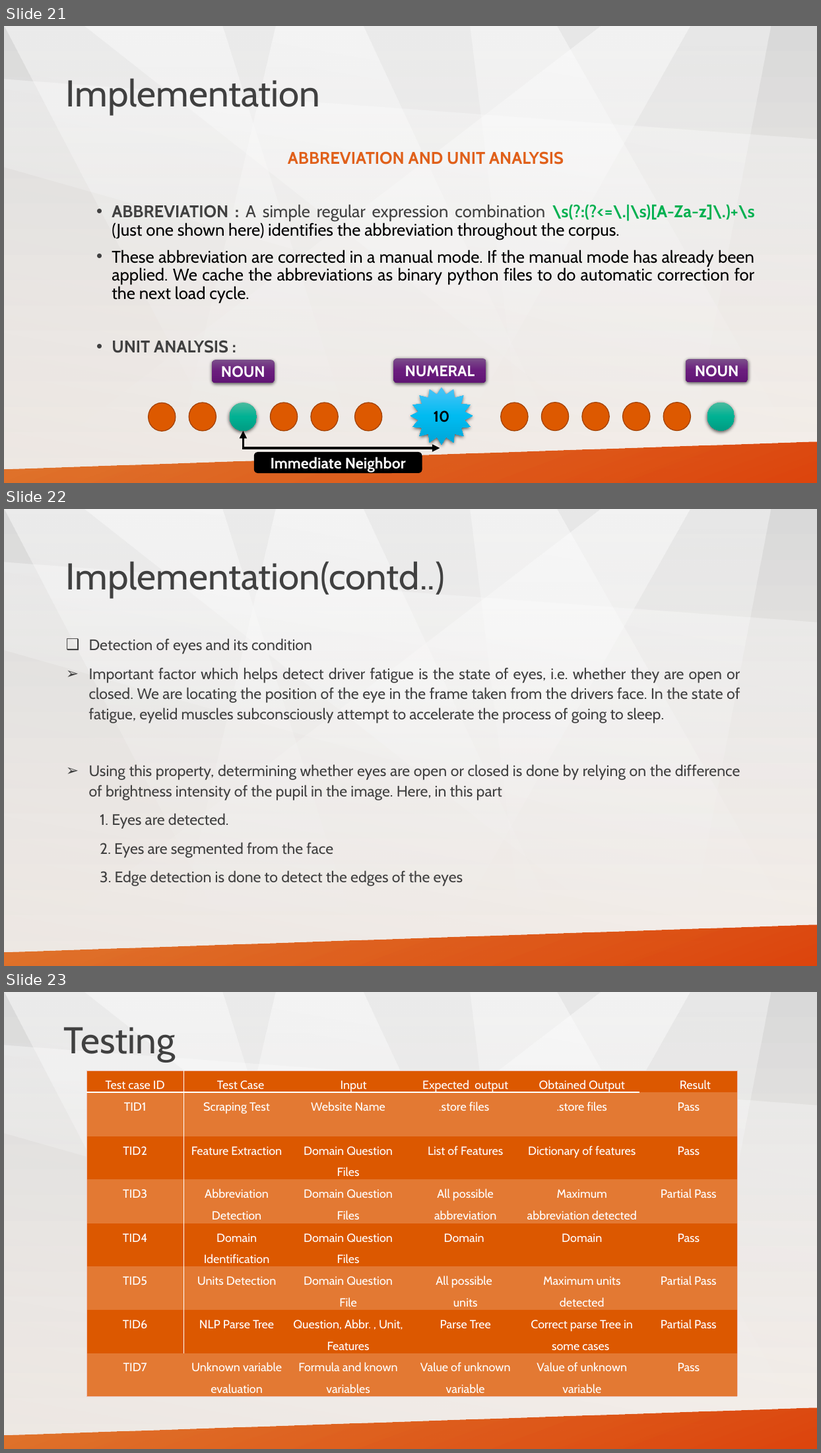
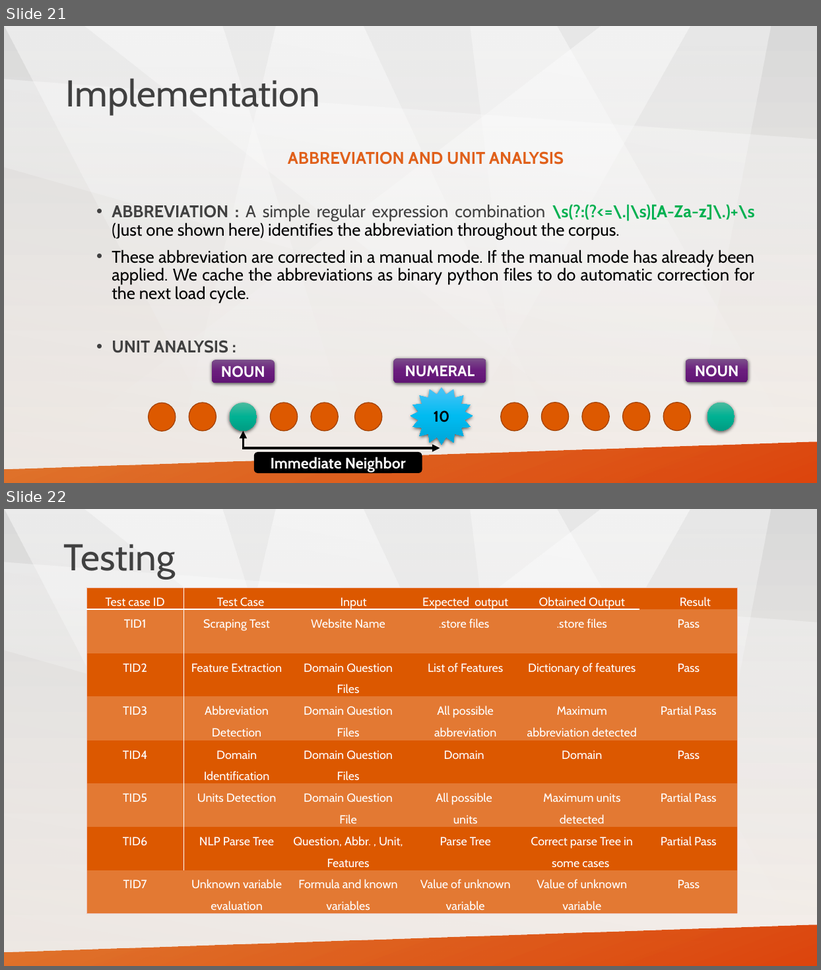
Before and after one commit to tathagatnawadia/Project-YellowPanda, a slide deck: Presentation/project_yellowpanda.pptx. Shown one above the other, each under a label of ours: slides 21, 22 and 23 before the commit, slides 21 and 22 after it. The pictures are 821x1453 and 821x970 pixels, drawn with LibreOffice and Linux fonts; fonts in the diff are those of the drawing. Boxes give left, top, right and bottom in pixels: in the first picture for what was removed or moved away, otherwise in the second. Text is boxed around its words. In the diff, an @@ line names an element or a change of style, - is before the commit and + after.

```diff
--- a/Presentation/project_yellowpanda.pptx
+++ b/Presentation/project_yellowpanda.pptx
@@ slide 22 removed at <box>4,509,817,966</box>, background gradient #D9D9D9 to #FCF5EF; not listed: 8 template elements that a slide beside it also shows @@
@@ title removed at <box>66,561,445,598</box> @@
-Implementation(contd..)
@@ text removed at <box>89,638,741,887</box> @@
-❑ Detection of eyes and its condition
-➢ Important factor which helps detect driver fatigue is the state of eyes, i.e. whether they are open or closed. We are locating the position of the eye in the frame taken from the drivers face. In the state of fatigue, eyelid muscles subconsciously attempt to accelerate the process of going to sleep.
-➢ Using this property, determining whether eyes are open or closed is done by relying on the difference of brightness intensity of the pupil in the image. Here, in this part
-  1. Eyes are detected.
-  2. Eyes are segmented from the face
-  3. Edge detection is done to detect the edges of the eyes
@@ what was slide 23 is now slide 22 @@
```
Also in this commit, not shown: 7 other files.
